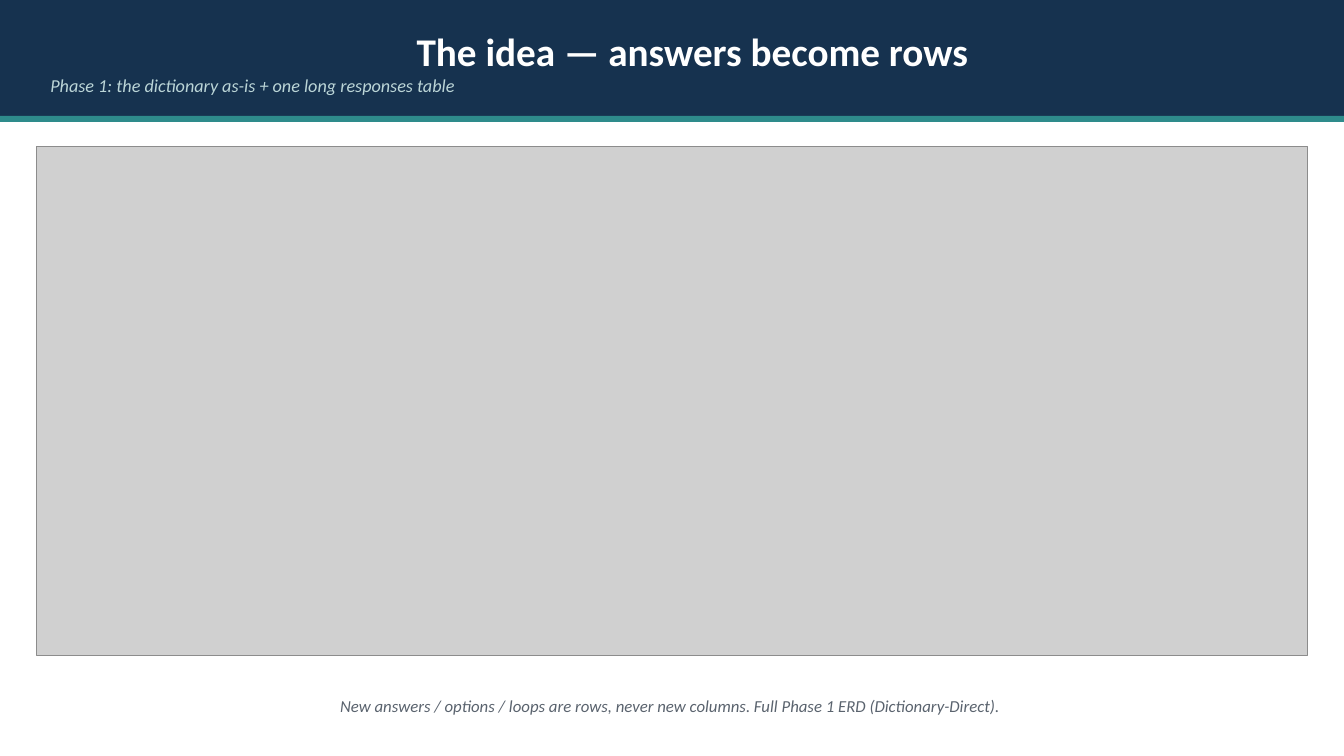
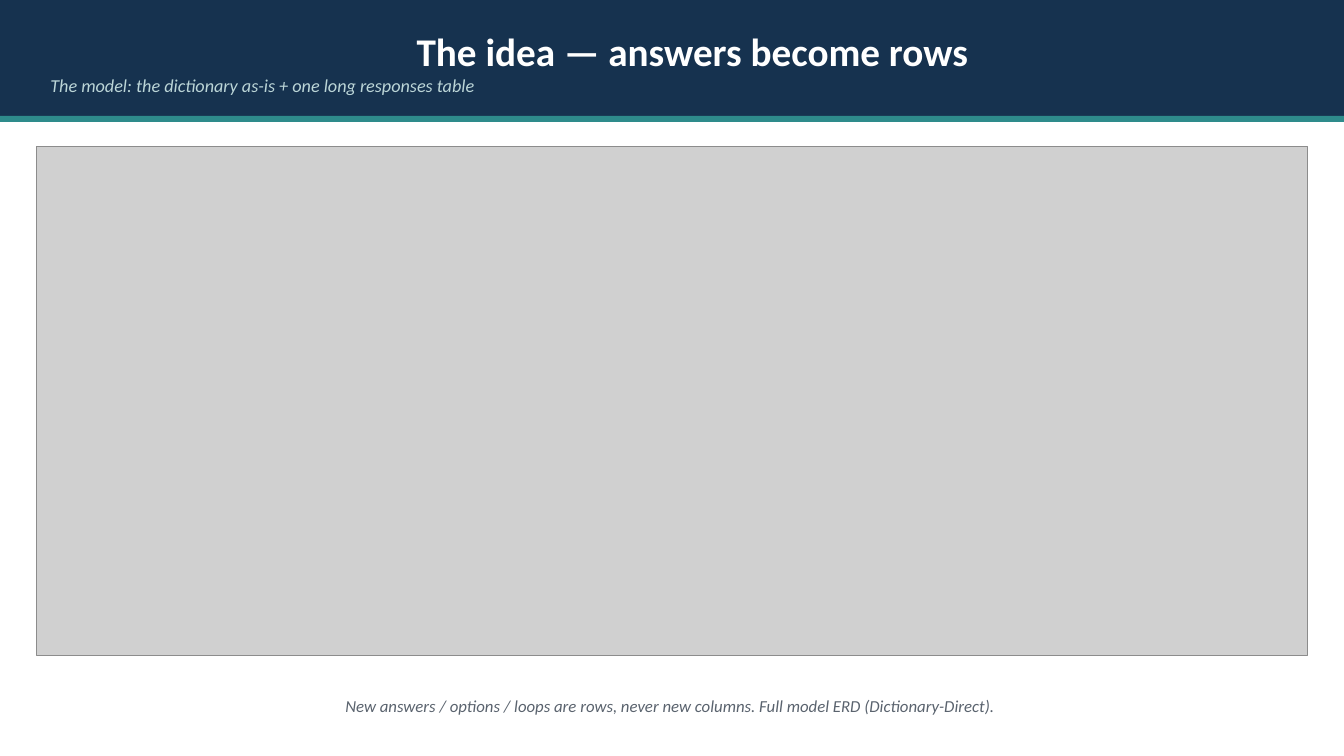
Before and after one commit to Analyticsphere/relational_data_model_demo, a slide deck: slide 8 of docs/Connect_Data_Model_Pitch.pptx. Drawn at 1344x756 pixels with LibreOffice and Linux fonts; fonts in the diff are those of the drawing; grey boxes stand for pictures. Boxes give left, top, right and bottom in pixels: in the first picture for what was removed or moved away, otherwise in the second. Text is boxed around its words. In the diff, an @@ line names an element or a change of style, - is before the commit and + after.

Commit message:
Adopt Dictionary-Direct as THE model; recast Model B features as incremental enhancements
Decision: the Dictionary-Direct model (dictionary as source of truth + one long responses fact) is the
accepted Connect Data Model. The larger redesigned warehouse (formerly "Model B" / "Phase 2") is not
pursued as a wholesale transformation; its valuable capabilities are now documented as bounded, optional
enhancements layered on the accepted model.

- Add docs/enhancement_backlog.md: the decision record + each feature as a potential extension (value,
  sketch, cost) — normalized question-type view, typed value columns, version handling, skip_logic,
  response_sessions, concept equivalence, governance, dbt analytics marts (kept), event plane.
- README: "The Data Model" (Dictionary-Direct) + an "Incremental enhancements" section; Phase 2 narrative,
  ERD, and Next Steps removed/refocused.
- Refocus AGENTS.md, docs/internal_pitch.md, docs/example_queries.md (three-way -> two-way), and the slide
  deck (build_deck.py regenerated: two-phase/Phase-2 slides -> one enhancement-roadmap slide).
- Delete Model B artifacts: connect_data_model*/connect_integrated* SVGs, sql/data_model.sql,
  docs/phase2_etl_sketch.md, and the Model B dbml/mermaid twins.
- Keep the event plane as an enhancement (memo, event-plane SVGs, data_model_events sources).

```diff
--- a/docs/Connect_Data_Model_Pitch.pptx
+++ b/docs/Connect_Data_Model_Pitch.pptx
@@ text in rectangle at (50,79,474,95): text changed @@
-Phase 1: the dictionary as-is + one long responses table
+The model: the dictionary as-is + one long responses table
@@ text at (345,700,994,715): text changed @@
-New answers / options / loops are rows, never new columns. Full Phase 1 ERD (Dictionary-Direct).
+New answers / options / loops are rows, never new columns. Full model ERD (Dictionary-Direct).
```
Also in this commit, not shown: 2 other slides changed, 2 slides added, 4 slides removed, 24 other files.
